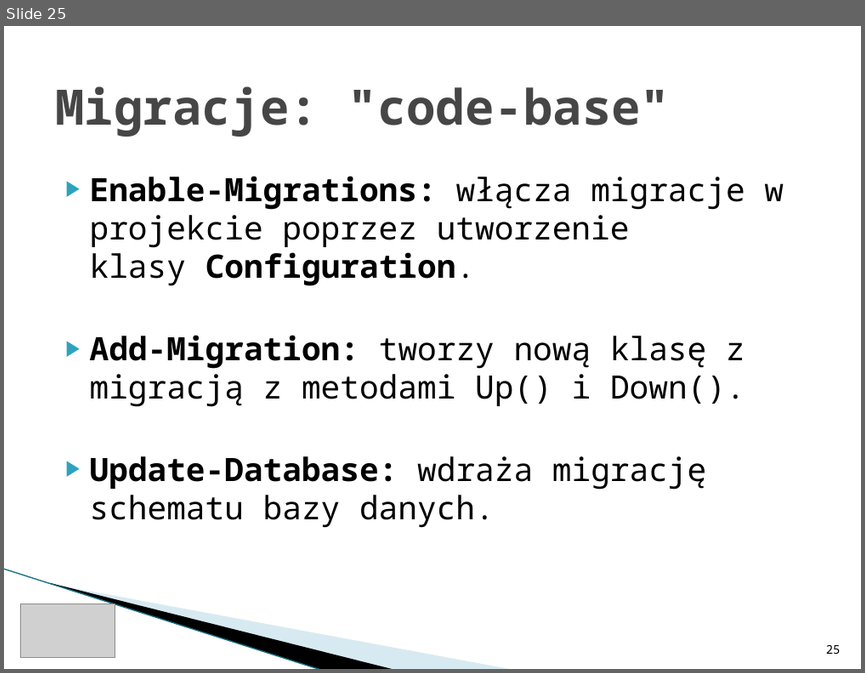
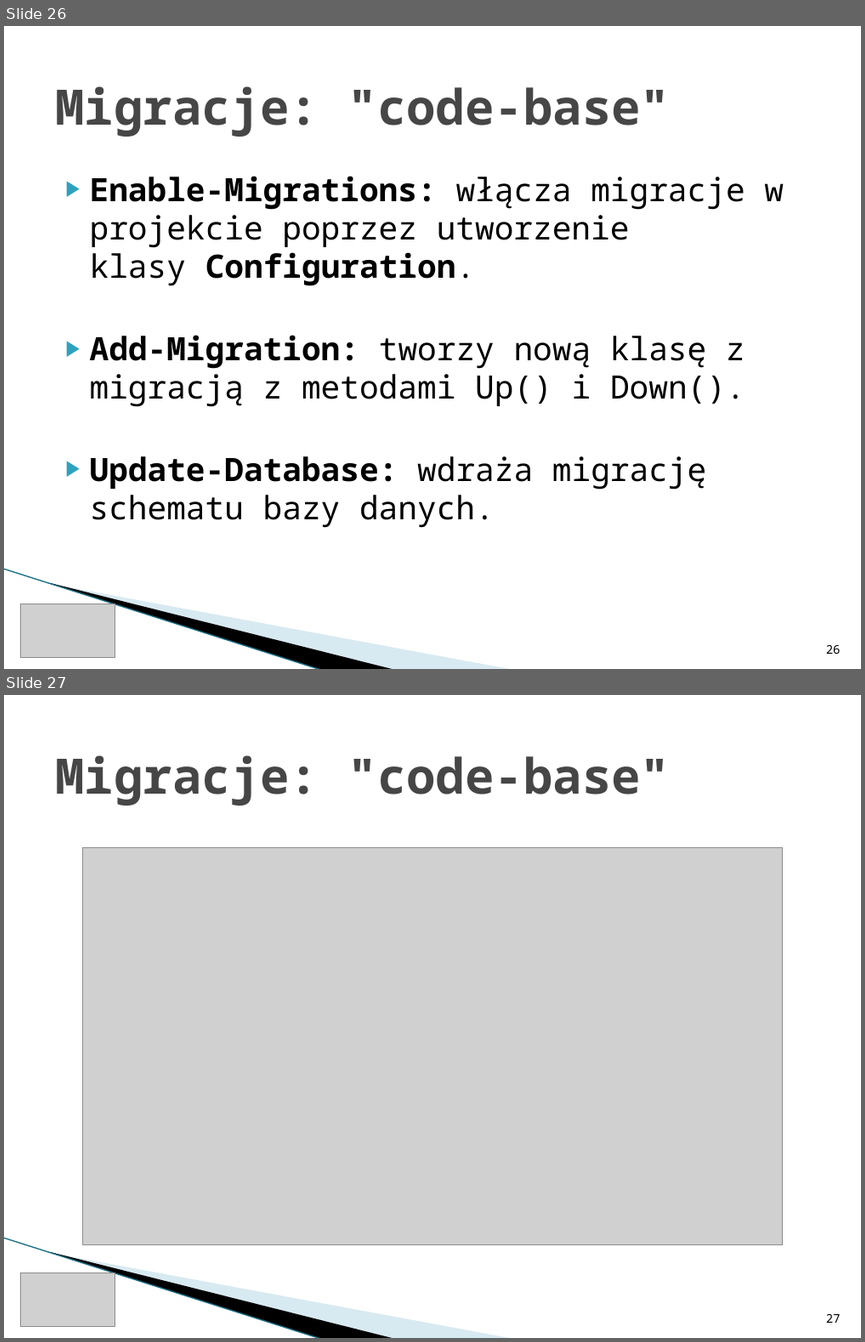
Before and after one commit to rwoszczyk/Training, a slide deck: ItKrd_EF.pptx. Shown one above the other, each under a label of ours: slide 25 before the commit, slides 26 and 27 after it. The pictures are 865x673 and 865x1342 pixels, drawn with LibreOffice and Linux fonts; fonts in the diff are those of the drawing; grey boxes stand for pictures; background and template pictures are left out. Boxes give left, top, right and bottom in pixels: in the first picture for what was removed or moved away, otherwise in the second. Text is boxed around its words. In the diff, an @@ line names an element or a change of style, - is before the commit and + after.

```diff
--- a/ItKrd_EF.pptx
+++ b/ItKrd_EF.pptx
@@ slide 27 added at <box>4,695,861,1338</box>, background #FFFFFF; not listed: 3 template elements that a slide beside it also shows @@
@@ title added at <box>55,755,670,805</box>, 41 pt, text #464646, bold @@
+Migracje: "code-base"
@@ picture added at <box>83,847,782,1245</box> @@
@@ picture added at <box>21,1272,115,1327</box> @@
@@ page number added at <box>826,1314,840,1322</box>, 10 pt, text #000000 @@
+27
@@ what was slide 25 is now slide 26 @@
@@ page number at <box>826,645,840,653</box>: text changed @@
-25
+26
```
Also in this commit, not shown: 13 slides changed, 4 other slides added, 2 slides removed, 13 other files.
